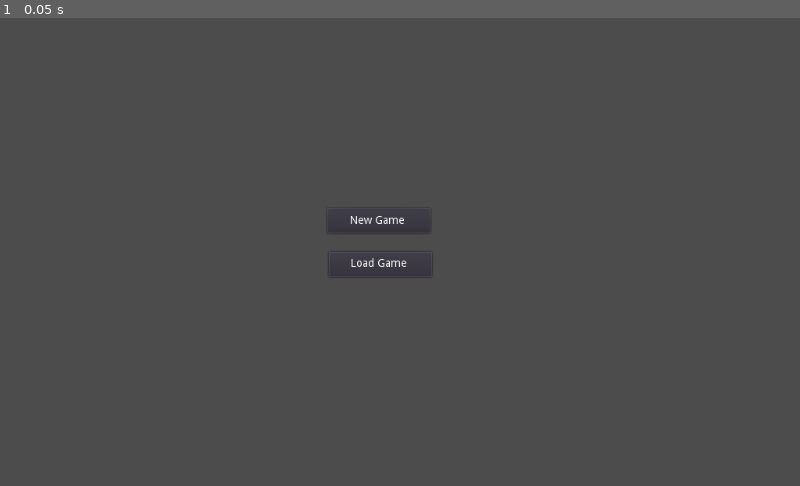
Above: before the commit, frame 1.
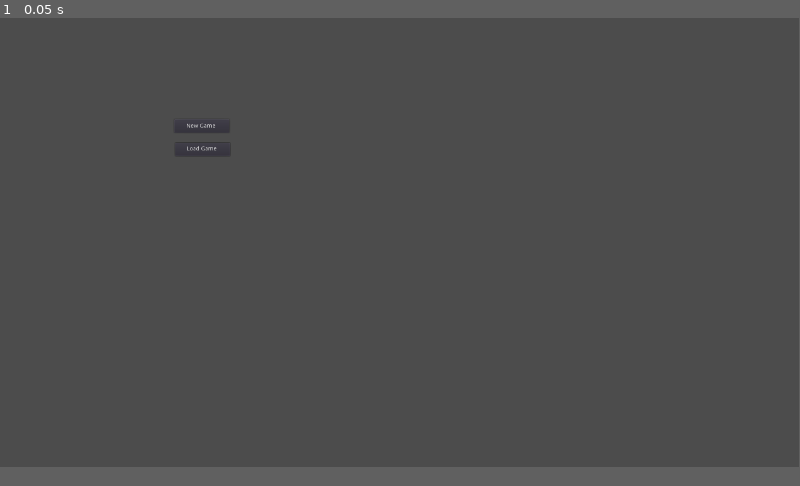
Above: after the commit, the same moment.

Repository: manglemix/spaceweed
Game: Godot game, scene res://menus/main_menu.tscn
The game is run twice, just before and just after one commit, with the same random seed, the same clock (stepped at 60 frames per second) and the same inputs.
Inputs:
- Up to frame 1 (0.05 s): no input
In our replay, the window is 800x468 before the commit and 799x449 after it. These sizes can differ from the game's own. Grey fills any space a smaller window leaves; there, only what the larger window draws over its background counts as a difference.

The runs differ from the first frame. In frame 1, 0.2% of the frame differs, in the area x 23-54%, y 22-56%.

Commit message:
Added state machine for camera

Diff:
--- a/project.godot
+++ b/project.godot
@@ -58,6 +58,44 @@
 
 Saves="*res://autoloads/saves.gd"
 
+[display]
+
+window/size/width=1920
+window/size/height=1080
+
+[input]
+
+move_up={
+"deadzone": 0.5,
+"events": [ Object(InputEventKey,"resource_local_to_scene":false,"resource_name":"","device":0,"alt":false,"shift":false,"control":false,"meta":false,"command":false,"pressed":false,"scancode":87,"unicode":0,"echo":false,"script":null)
+ ]
+}
+move_down={
+"deadzone": 0.5,
+"events": [ Object(InputEventKey,"resource_local_to_scene":false,"resource_name":"","device":0,"alt":false,"shift":false,"control":false,"meta":false,"command":false,"pressed":false,"scancode":83,"unicode":0,"echo":false,"script":null)
+ ]
+}
+move_left={
+"deadzone": 0.5,
+"events": [ Object(InputEventKey,"resource_local_to_scene":false,"resource_name":"","device":0,"alt":false,"shift":false,"control":false,"meta":false,"command":false,"pressed":false,"scancode":65,"unicode":0,"echo":false,"script":null)
+ ]
+}
+move_right={
+"deadzone": 0.5,
+"events": [ Object(InputEventKey,"resource_local_to_scene":false,"resource_name":"","device":0,"alt":false,"shift":false,"control":false,"meta":false,"command":false,"pressed":false,"scancode":68,"unicode":0,"echo":false,"script":null)
+ ]
+}
+move_fast={
+"deadzone": 0.5,
+"events": [ Object(InputEventKey,"resource_local_to_scene":false,"resource_name":"","device":0,"alt":false,"shift":false,"control":false,"meta":false,"command":false,"pressed":false,"scancode":16777237,"unicode":0,"echo":false,"script":null)
+ ]
+}
+move_slow={
+"deadzone": 0.5,
+"events": [ Object(InputEventKey,"resource_local_to_scene":false,"resource_name":"","device":0,"alt":false,"shift":false,"control":false,"meta":false,"command":false,"pressed":false,"scancode":16777238,"unicode":0,"echo":false,"script":null)
+ ]
+}
+
 [rendering]
 
 environment/default_environment="res://default_env.tres"
--- /dev/null
+++ b/scenes/standard_camera/basic_player_node.gd
@@ -0,0 +1,8 @@
+extends StateMachine
+
+
+var linear_velocity: Vector3
+
+
+func _physics_process(delta):
+	get_parent().global_transform.origin += linear_velocity * delta
--- /dev/null
+++ b/scenes/standard_camera/player_move.gd
@@ -0,0 +1,37 @@
+extends State
+
+
+export var acceleration: float
+export var fast_speed: float
+export var normal_speed: float
+export var slow_speed: float
+
+
+func _process(delta):
+	var direction: Vector3
+
+	if Input.is_action_pressed("move_up"):
+		direction.y += 1
+
+	if Input.is_action_pressed("move_down"):
+		direction.y -= 1
+
+	if Input.is_action_pressed("move_right"):
+		direction.x += 1
+
+	if Input.is_action_pressed("move_left"):
+		direction.x -= 1
+
+	if not is_zero_approx(direction.length_squared()):
+		direction = direction.normalized()
+
+		if Input.is_action_pressed("move_fast"):
+			direction *= fast_speed
+
+		elif Input.is_action_pressed("move_slow"):
+			direction *= slow_speed
+
+		else:
+			direction *= normal_speed
+
+	root.linear_velocity = root.linear_velocity.linear_interpolate(direction, acceleration * delta)
